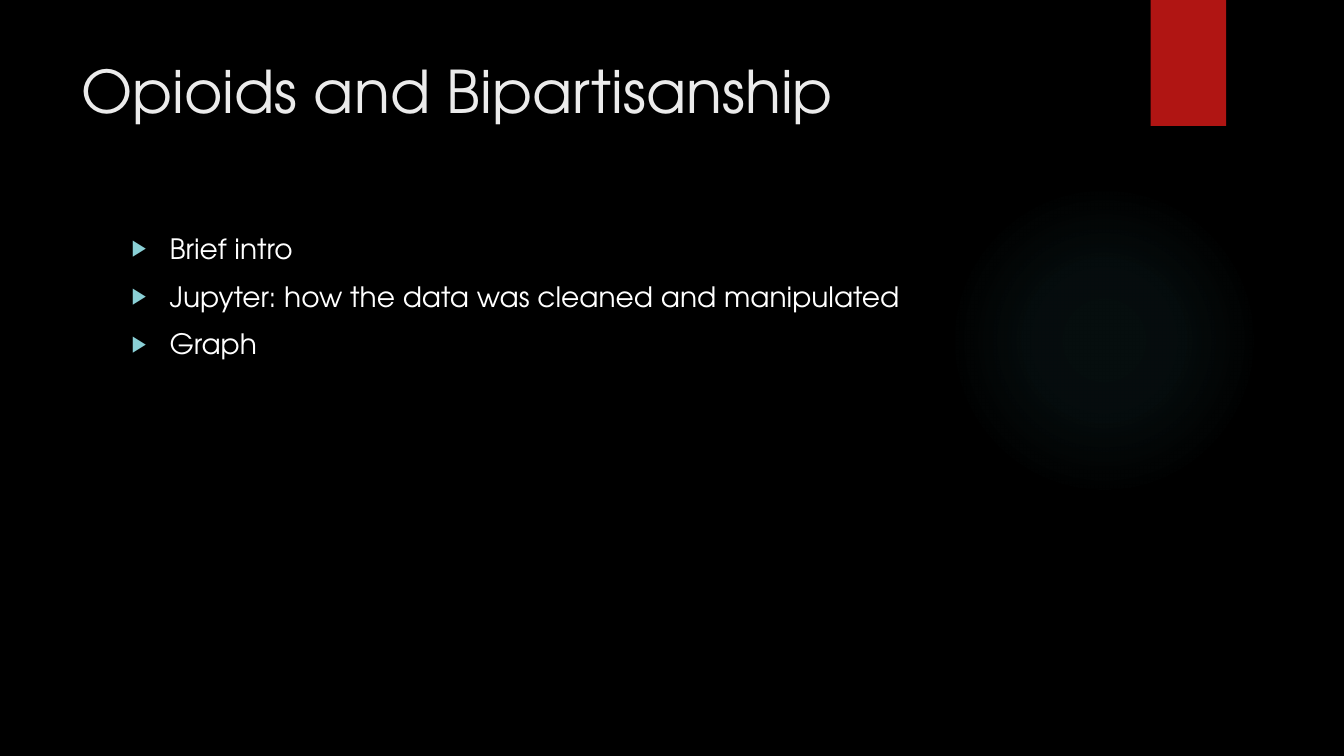
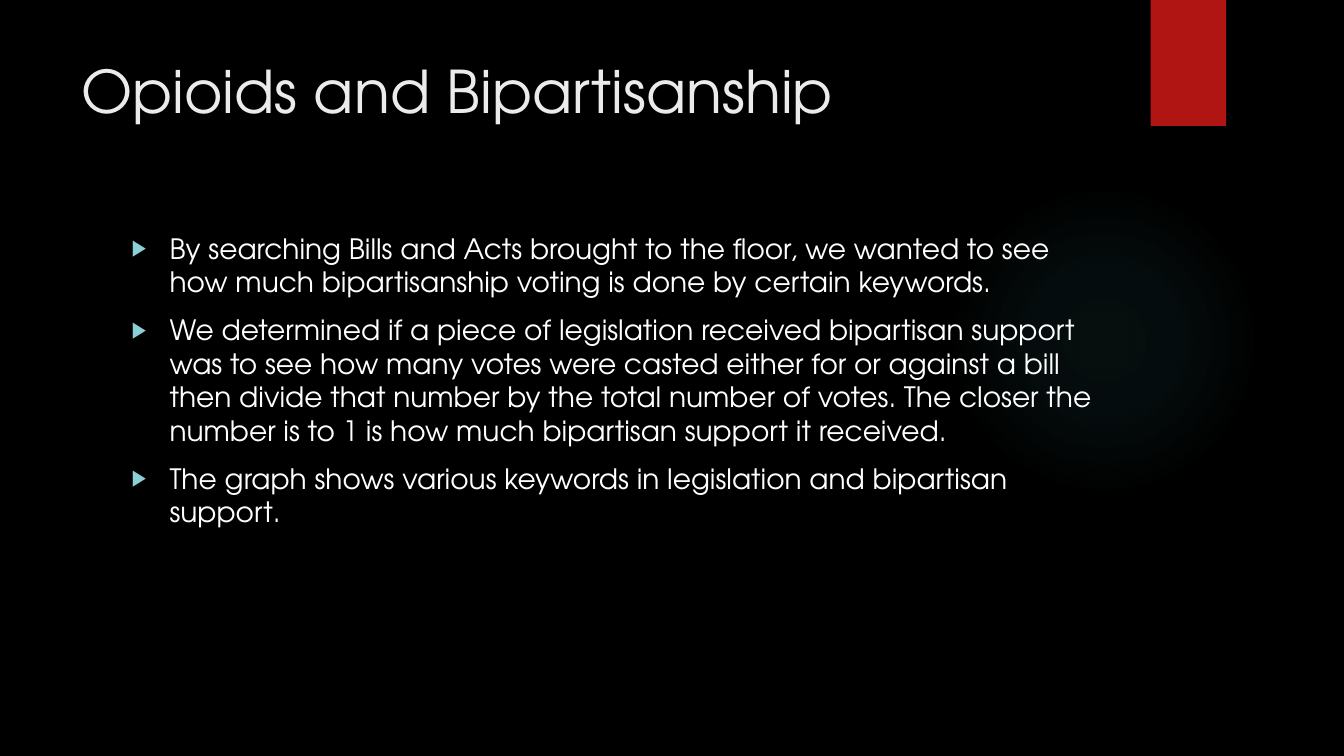
Before and after one commit to GregPoppe/opioid_project, a slide deck: slide 12 of Opioid_Crisis.pptx. Drawn at 1344x756 pixels with LibreOffice and Linux fonts; fonts in the diff are those of the drawing; background and template pictures are left out. Boxes give left, top, right and bottom in pixels: in the first picture for what was removed or moved away, otherwise in the second. Text is boxed around its words. In the diff, an @@ line names an element or a change of style, - is before the commit and + after.

```diff
--- a/Opioid_Crisis.pptx
+++ b/Opioid_Crisis.pptx
@@ text at bbox=[170, 238, 1091, 528]: text changed @@
-▶ Brief intro
-▶ Jupyter: how the data was cleaned and manipulated
-▶ Graph
+▶ By searching Bills and Acts brought to the floor, we wanted to see how much bipartisanship voting is done by certain keywords.
+▶ We determined if a piece of legislation received bipartisan support was to see how many votes were casted either for or against a bill then divide that number by the total number of votes. The closer the number is to 1 is how much bipartisan support it received.
+▶ The graph shows various keywords in legislation and bipartisan support.
```
Also in this commit, not shown: 8 other slides changed, 21 slides added, 6 slides removed.
